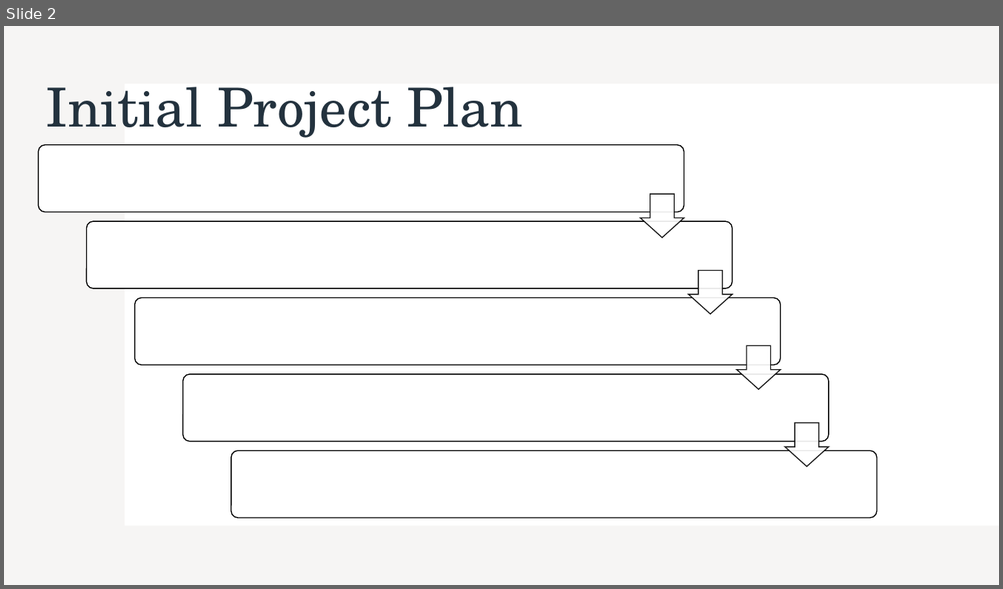
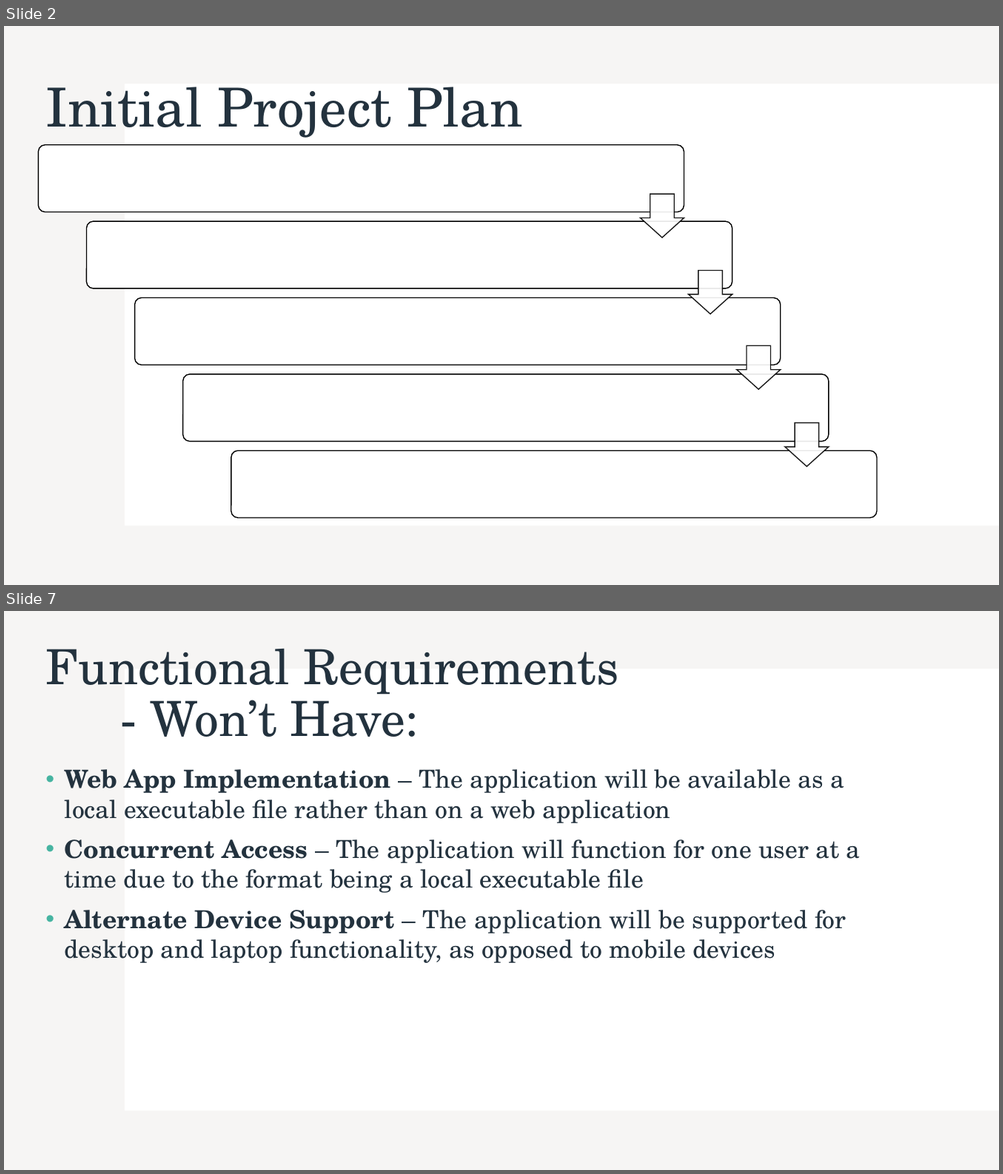
Before and after one commit to lewisponsonby/L4-Project, a slide deck: meetings/meeting-1.pptx. Shown one above the other, each under a label of ours: slide 2 before the commit, slides 2 and 7 after it; the slides between them are not shown. The pictures are 1003x589 and 1003x1174 pixels, drawn with LibreOffice and Linux fonts; fonts in the diff are those of the drawing. Boxes give left, top, right and bottom in pixels: in the first picture for what was removed or moved away, otherwise in the second. Text is boxed around its words. In the diff, an @@ line names an element or a change of style, - is before the commit and + after.

```diff
--- a/meetings/meeting-1.pptx
+++ b/meetings/meeting-1.pptx
@@ slide 7 added at box(4, 611, 999, 1170), background #FFFFFF; not listed: 2 template elements that a slide beside it also shows @@
@@ title added at box(45, 648, 618, 737), 46.8 pt, text #23323E @@
+Functional Requirements
+- Won’t Have:
@@ text added at box(65, 769, 860, 963), 24 pt, text #23323E @@
+• Web App Implementation – The application will be available as a local executable file rather than on a web application
+• Concurrent Access – The application will function for one user at a time due to the format being a local executable file
+• Alternate Device Support – The application will be supported for desktop and laptop functionality, as opposed to mobile devices
```
Also in this commit, not shown: 1 slide changed, 5 other slides added, 2 slides removed, 2 other files.
